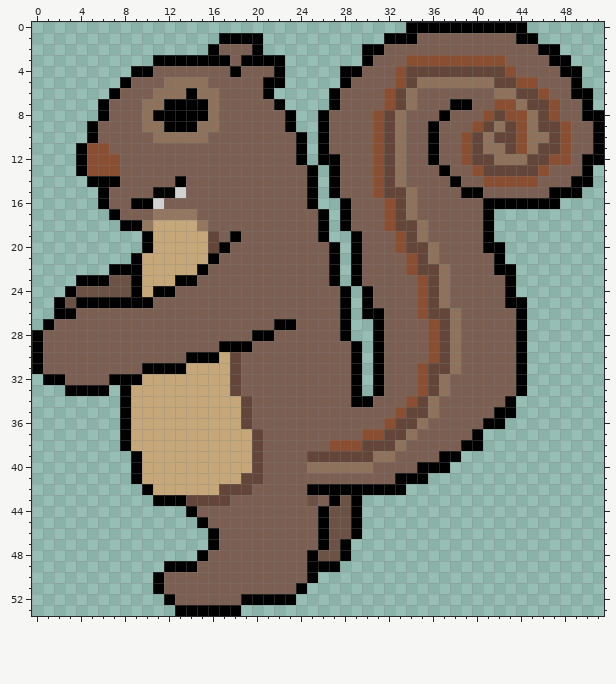
Pixel-art file, stored at WIP/BearedSquirrel.aseprite. That is the earlier state.
52x54 pixels, 1 frame. Colours within 5 levels of each other are drawn and written as one.
After:
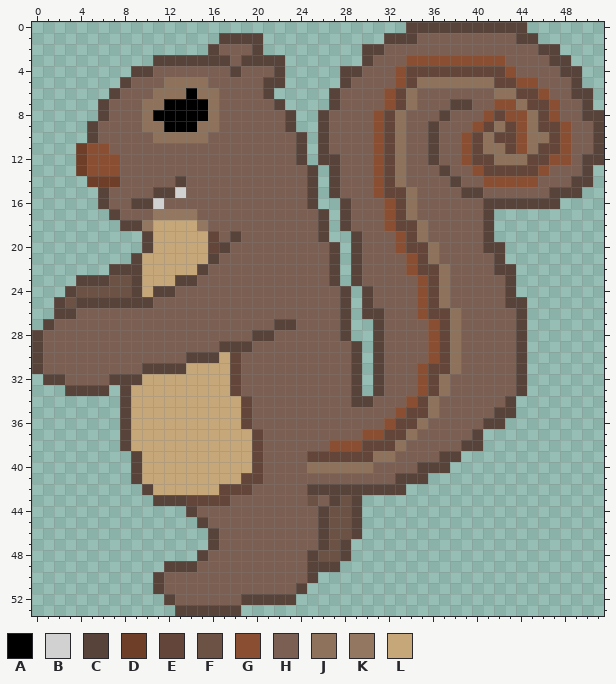
Palette (. is transparent): A #000000  B #d1d1d1  C #57433a  D #6e3e28  E #634639  F #6c5245  G #8a4e32  H #7b5f52  J #8e725b  K #947760  L #c6a77a
Edits made:
--- layers "arm+tail", "body+head"
@@ x 0..51 @@
- 0 ..................................AAAAAAAAAAA.......
- 1 .................AAAA...........AAAHHHHHHHHHAA......
- 2 ................AHHHA.........AAHHHHHHHHHHHHHHAA....
- 3 ...........AAAAAAAHAAAA.......AHHHGGGGGGGGGHHHHAA...
- 4 .........AAHHHHHHHAHHHA.....AAHHHGEEEEEEEEEGHHHHAA..
- 5 ........AHHHJJJJHHHHHAA.....AHHHHGEJJJJJJJEEGGHHHA..
- 6 .......AHHHJJJAJJHHHHA.....AHHHHGEJHHHHHHHJJEEGHHAA.
- 7 ......AHHHJJAAAAJHHHHHA....AHHHHGEJHHHAAHHGGJEEGHHA.
- 8 ......AHHHJAAAAAJHHHHHHA..AHHHHGEJHHHAHHHGEGGJEGHHAA
- 9 .....AHHHHJJAAAJJHHHHHHA..AHHHHGEJHHAHHHGEJEGJEEGHHA
-10 .....AHHHHHJJJJJHHHHHHHHA.AHHHHGEJHHAHHGEJEEGJJEGHHA
-11 ....AGGHHHHHHHHHHHHHHHHHA.AHHHHGEJHHAHHGEJJEGJEEGHHA
-12 ....AGGGHHHHHHHHHHHHHHHHA.AAHHHGEJHHAHHGEEJJJEEGGHAA
-13 ....AGGGHHHHHHHHHHHHHHHHHA.AHHHGEJHHHAHHGEEEEEGHHHA.
-14 .....AAAHHHHHAHHHHHHHHHHHA.AHHHGEJHHHHAHHGGGGGHHHAA.
-15 ......AHHHHAABHHHHHHHHHHHA.AHHHGEEJHHHHAAHHHHHHAAA..
-16 ......AHHAABHHHHHHHHHHHHHA..AHHHGEJHHHHHHAAAAAAA....
-17 .......AHHHKKKKHHHHHHHHHHHA.AHHHGEJHHHHHHA..........
-18 ........AAKLLLLKHHHHHHHHHHA.AHHHGEEJHHHHHA..........
-19 ..........ALLLLLEHAHHHHHHHA..AHHHGEJHHHHHA..........
-20 ..........ALLLLLEAHHHHHHHHHA.AHHHGEEJHHHHAA.........
-21 .........ALLLLLLAHHHHHHHHHHA.AHHHHGEJHHHHHA.........
-22 .......AAALLLLLAHHHHHHHHHHHA.AHHHHGEEJHHHHAA........
-23 ....AAAFFALLLAAHHHHHHHHHHHHA.AHHHHHGEJHHHHHA........
-24 ...AFFFFFALAAHHHHHHHHHHHHHHHA.AHHHHGEJHHHHHA........
-25 ..AFAAAAAAAHHHHHHHHHHHHHHHHHA.AHHHHGEJHHHHHAA.......
-26 ..AAHHHHHHHHHHHHHHHHHHHHHHHHA.AAHHHGEEJHHHHHA.......
-27 .AHHHHHHHHHHHHHHHHHHHHAAHHHHA..AHHHHGEJHHHHHA.......
-28 AHHHHHHHHHHHHHHHHHHHAAHHHHHHA..AHHHHGEJHHHHHA.......
-29 AHHHHHHHHHHHHHHHHAAAHHHHHHHHHA.AHHHHGEJHHHHHA.......
-30 AHHHHHHHHHHHHHAAALEHHHHHHHHHHA.AHHHHGEJHHHHHA.......
-31 AHHHHHHHHHAAAALLLLEHHHHHHHHHHA.AHHHGEEJHHHHHA.......
-32 .AAHHHHAAALLLLLLLLEHHHHHHHHHHA.AHHHGEJHHHHHHA.......
-33 ...AAAA.ALLLLLLLLLEHHHHHHHHHHA.AHHHGEJHHHHHHA.......
-34 ........ALLLLLLLLLLEHHHHHHHHHAAHHHGEJHHHHHHA........
-35 ........ALLLLLLLLLLEHHHHHHHHHHHHHGEEJHHHHHAA........
-36 ........ALLLLLLLLLLEHHHHHHHHHHHHGEEJHHHHHAA.........
-37 ........ALLLLLLLLLLLEHHHHHHHHHGGEEJHHHHHA...........
-38 ........ALLLLLLLLLLLEHHHHHHGGGEEEJHHHHHAA...........
-39 .........ALLLLLLLLLLEHHHHEEEEEEJJHHHHAA.............
-40 .........ALLLLLLLLLLEHHHHJJJJJJHHHHAAA..............
-41 .........ALLLLLLLLLEEHHHHHHHHHHHHAAA................
-42 ..........ALLLLLLEEEHHHHHAAAAAAAAA..................
-43 ...........AAAEEEEHHHHHHHFHAFA......................
-44 ..............AHHHHHHHHHHHAFFA......................
-45 ...............AHHHHHHHHHHAFFA......................
-46 ................AHHHHHHHHHAFFA......................
-47 ................AHHHHHHHHHAFA.......................
-48 ...............AHHHHHHHHHAFFA.......................
-49 ............AAAHHHHHHHHHHAAA........................
-50 ...........AHHHHHHHHHHHHHA..........................
-51 ...........AHHHHHHHHHHHHA...........................
-52 ............AHHHHHHAAAAA............................
-53 .............AAAAAA.................................
+ 0 ..................................CCCCCCCCCCC.......
+ 1 .................CCCC...........CCCHHHHHHHHHCC......
+ 2 ................CHHHC.........CCHHHHHHHHHHHHHHCC....
+ 3 ...........CCCCCCCHCCCC.......CHHHGGGGGGGGGHHHHCC...
+ 4 .........CCHHHHHHHCHHHC.....CCHHHGEEEEEEEEEGHHHHCC..
+ 5 ........CHHHJJJJHHHHHCC.....CHHHHGEJJJJJJJEEGGHHHC..
+ 6 .......CHHHJJJAJJHHHHC.....CHHHHGEJHHHHHHHJJEEGHHCC.
+ 7 ......CHHHJJAAAAJHHHHHC....CHHHHGEJHHHCCHHGGJEEGHHC.
+ 8 ......CHHHJAAAAAJHHHHHHC..CHHHHGEJHHHCHHHGEGGJEGHHCC
+ 9 .....CHHHHJJAAAJJHHHHHHC..CHHHHGEJHHCHHHGEJEGJEEGHHC
+10 .....CHHHHHJJJJJHHHHHHHHC.CHHHHGEJHHCHHGEJEEGJJEGHHC
+11 ....DGGHHHHHHHHHHHHHHHHHC.CHHHHGEJHHCHHGEJJEGJEEGHHC
+12 ....DGGGHHHHHHHHHHHHHHHHC.CCHHHGEJHHCHHGEEJJJEEGGHCC
+13 ....DGGGHHHHHHHHHHHHHHHHHC.CHHHGEJHHHCHHGEEEEEGHHHC.
+14 .....DDDHHHHHCHHHHHHHHHHHC.CHHHGEJHHHHCHHGGGGGHHHCC.
+15 ......CHHHHCCBHHHHHHHHHHHC.CHHHGEEJHHHHCCHHHHHHCCC..
+16 ......CHHCCBHHHHHHHHHHHHHC..CHHHGEJHHHHHHCCCCCCC....
+17 .......CHHHKKKKHHHHHHHHHHHC.CHHHGEJHHHHHHC..........
+18 ........CCKLLLLKHHHHHHHHHHC.CHHHGEEJHHHHHC..........
+19 ..........CLLLLLEHCHHHHHHHC..CHHHGEJHHHHHC..........
+20 ..........CLLLLLECHHHHHHHHHC.CHHHGEEJHHHHCC.........
+21 .........CLLLLLLCHHHHHHHHHHC.CHHHHGEJHHHHHC.........
+22 .......CCCLLLLLCHHHHHHHHHHHC.CHHHHGEEJHHHHCC........
+23 ....CCCFFCLLLCCHHHHHHHHHHHHC.CHHHHHGEJHHHHHC........
+24 ...CFFFFFCLCCHHHHHHHHHHHHHHHC.CHHHHGEJHHHHHC........
+25 ..CFCCCCCCCHHHHHHHHHHHHHHHHHC.CHHHHGEJHHHHHCC.......
+26 ..CCHHHHHHHHHHHHHHHHHHHHHHHHC.CCHHHGEEJHHHHHC.......
+27 .CHHHHHHHHHHHHHHHHHHHHCCHHHHC..CHHHHGEJHHHHHC.......
+28 CHHHHHHHHHHHHHHHHHHHCCHHHHHHC..CHHHHGEJHHHHHC.......
+29 CHHHHHHHHHHHHHHHHCCCHHHHHHHHHC.CHHHHGEJHHHHHC.......
+30 CHHHHHHHHHHHHHCCCLEHHHHHHHHHHC.CHHHHGEJHHHHHC.......
+31 CHHHHHHHHHCCCCLLLLEHHHHHHHHHHC.CHHHGEEJHHHHHC.......
+32 .CCHHHHCCCLLLLLLLLEHHHHHHHHHHC.CHHHGEJHHHHHHC.......
+33 ...CCCC.CLLLLLLLLLEHHHHHHHHHHC.CHHHGEJHHHHHHC.......
+34 ........CLLLLLLLLLLEHHHHHHHHHCCHHHGEJHHHHHHC........
+35 ........CLLLLLLLLLLEHHHHHHHHHHHHHGEEJHHHHHCC........
+36 ........CLLLLLLLLLLEHHHHHHHHHHHHGEEJHHHHHCC.........
+37 ........CLLLLLLLLLLLEHHHHHHHHHGGEEJHHHHHC...........
+38 ........CLLLLLLLLLLLEHHHHHHGGGEEEJHHHHHCC...........
+39 .........CLLLLLLLLLLEHHHHEEEEEEJJHHHHCC.............
+40 .........CLLLLLLLLLLEHHHHJJJJJJHHHHCCC..............
+41 .........CLLLLLLLLLEEHHHHHHHHHHHHCCC................
+42 ..........CLLLLLLEEEHHHHHCCCCCCCCC..................
+43 ...........CCCEEEEHHHHHHHFHCFC......................
+44 ..............CHHHHHHHHHHHCFFC......................
+45 ...............CHHHHHHHHHHCFFC......................
+46 ................CHHHHHHHHHCFFC......................
+47 ................CHHHHHHHHHCFC.......................
+48 ...............CHHHHHHHHHCFFC.......................
+49 ............CCCHHHHHHHHHHCCC........................
+50 ...........CHHHHHHHHHHHHHC..........................
+51 ...........CHHHHHHHHHHHHC...........................
+52 ............CHHHHHHCCCCC............................
+53 .............CCCCCC.................................
Pixel boxes of the changes (left, top, right, bottom) in both pictures:
changed: (32, 22, 604, 616)
